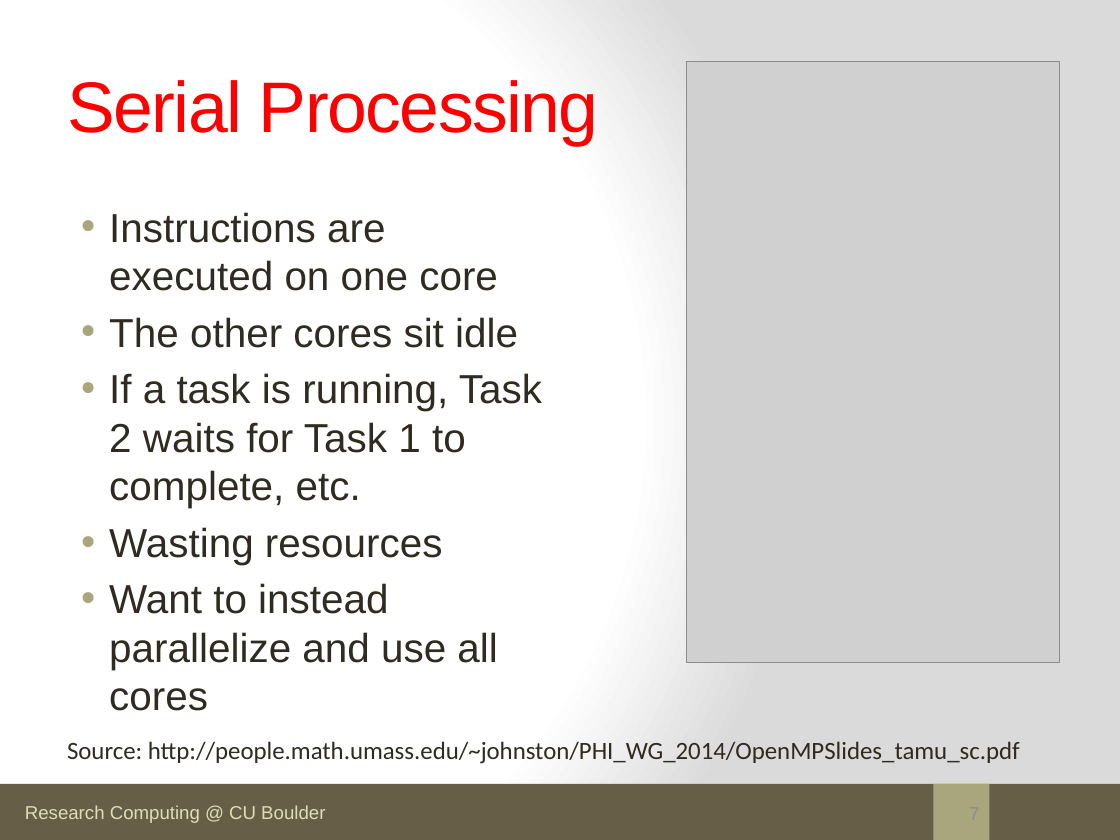
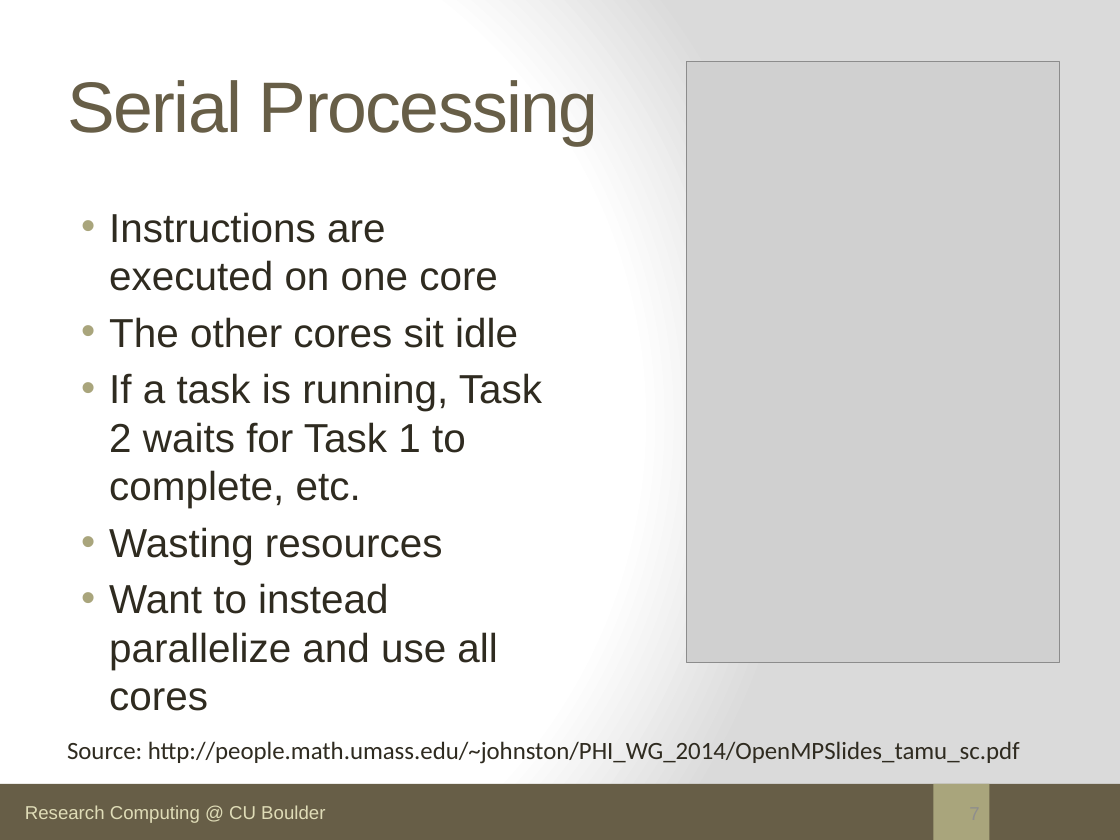
Before and after one commit to agamtomar/Parallelization_Workshop, a slide deck: slide 7 of Day1/beginner_parallel_computing.pptx. Drawn at 1120x840 pixels with LibreOffice and Linux fonts; fonts in the diff are those of the drawing; grey boxes stand for pictures. Boxes give left, top, right and bottom in pixels: in the first picture for what was removed or moved away, otherwise in the second. Text is boxed around its words. In the diff, an @@ line names an element or a change of style, - is before the commit and + after.

```diff
--- a/Day1/beginner_parallel_computing.pptx
+++ b/Day1/beginner_parallel_computing.pptx
@@ title "Serial Processing" at (x1=67, y1=80, x2=599, y2=145): text colour #FF0000 to #675E47 @@
```
Also in this commit, not shown: 15 other slides changed, 1 other file.
